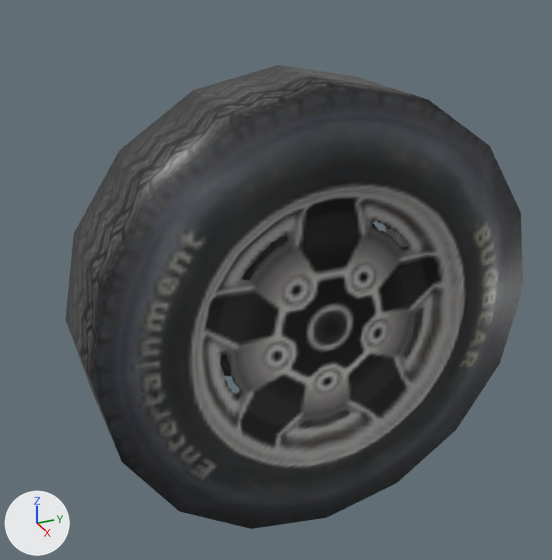
What one commit did to the glTF model game/assets/rally/rt/rt-saab-96-v4/wheel_front_right.glb.
Camera for both pictures: a camera (50 mm lens) standing at (0.77, -0.385, 0.425) and looking at (-0.025, -0.027, 0.027). Arrows for +X, +Y and +Z are at lower left; the lights stay in place. The older version comes first. Vertices at exactly the same position are counted once.

In view in the first picture: 'tire_fr'.
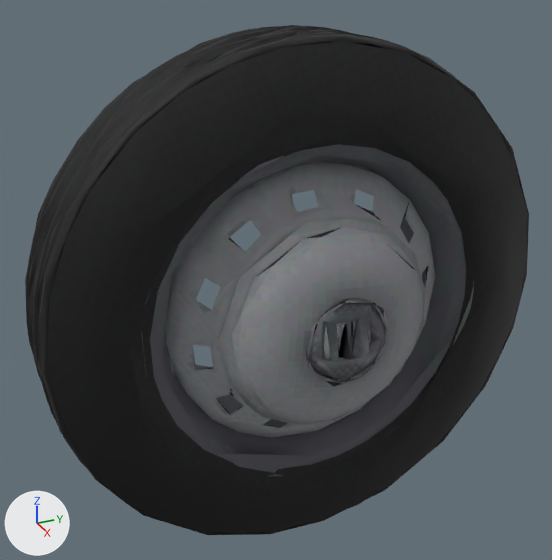
Where the change shows, as pixel boxes (x1, y1, x2, y2) in the pictures (552 x 560 px):
'tire_fr', reshaped (10% wider, 10% taller)
    before: (66, 65, 523, 529)
    after: (25, 25, 529, 535)
part 1 of me_mesh_020, rebuilt (10% wider, 10% taller)
    before: (66, 65, 523, 529)
    after: (25, 25, 529, 535)
part 2 of me_mesh_020, deleted (mostly hidden)
    before: (221, 365, 232, 377)
part 3 of me_mesh_020, reshaped (mostly hidden before)
    before: (220, 236, 287, 372)
    after: (47, 42, 527, 534)

What the commit changed:
Picture 'saab96_wheel_front_right_stylized_psx_512' (img_saab96_wheel_front_right_stylized_psx_512) is new.
Material 'Saab96Wheel_front_right_Stylized_PSX' (mat_saab96wheel_front_right_stylized_psx) is new.
Its texture is img_saab96_wheel_front_right_stylized_psx_512.
Its roughness is 0.72.
me_mesh_020 is used by ob_tire_fr; location (0.0, 0.0, 0.0).
me_mesh_020 had 124 vertices, 224 faces and spanned x -0.088..0.087, y -0.28..0.28, z -0.28..0.28.
me_mesh_020 no longer uses material mat_tire.
me_mesh_020 no longer uses material mat_tire_alpha.
me_mesh_020 now has 1546 vertices, 2796 faces and spans x -0.113..0.113, y -0.327..0.327, z -0.328..0.328.
me_mesh_020 part 1: the loose piece of 98 vertices spanning x -0.088..0.087, y -0.28..0.28, z -0.28..0.28 is rebuilt with 913 vertices and now spans x -0.09..0.041, y -0.327..0.327, z -0.328..0.328, in mat_saab96wheel_front_right_stylized_psx (picture img_saab96_wheel_front_right_stylized_psx_512).
me_mesh_020 part 2: the loose piece of 9 vertices spanning x -0.068, y -0.156..0.156, z -0.155..0.157 is deleted.
me_mesh_020 part 3: 17 vertices removed from x -0.068..0.042, y -0.136..0.136, z -0.135..0.137; 633 vertices added at x -0.113..0.113, y -0.318..0.318, z -0.317..0.318.
me_mesh_020 gains material mat_saab96wheel_front_right_stylized_psx (picture img_saab96_wheel_front_right_stylized_psx_512).
